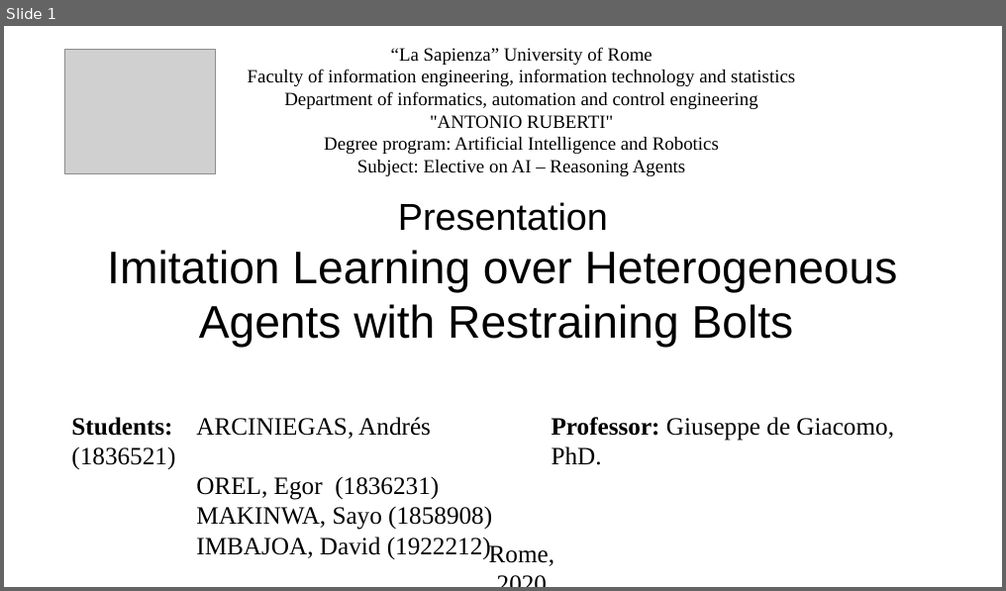
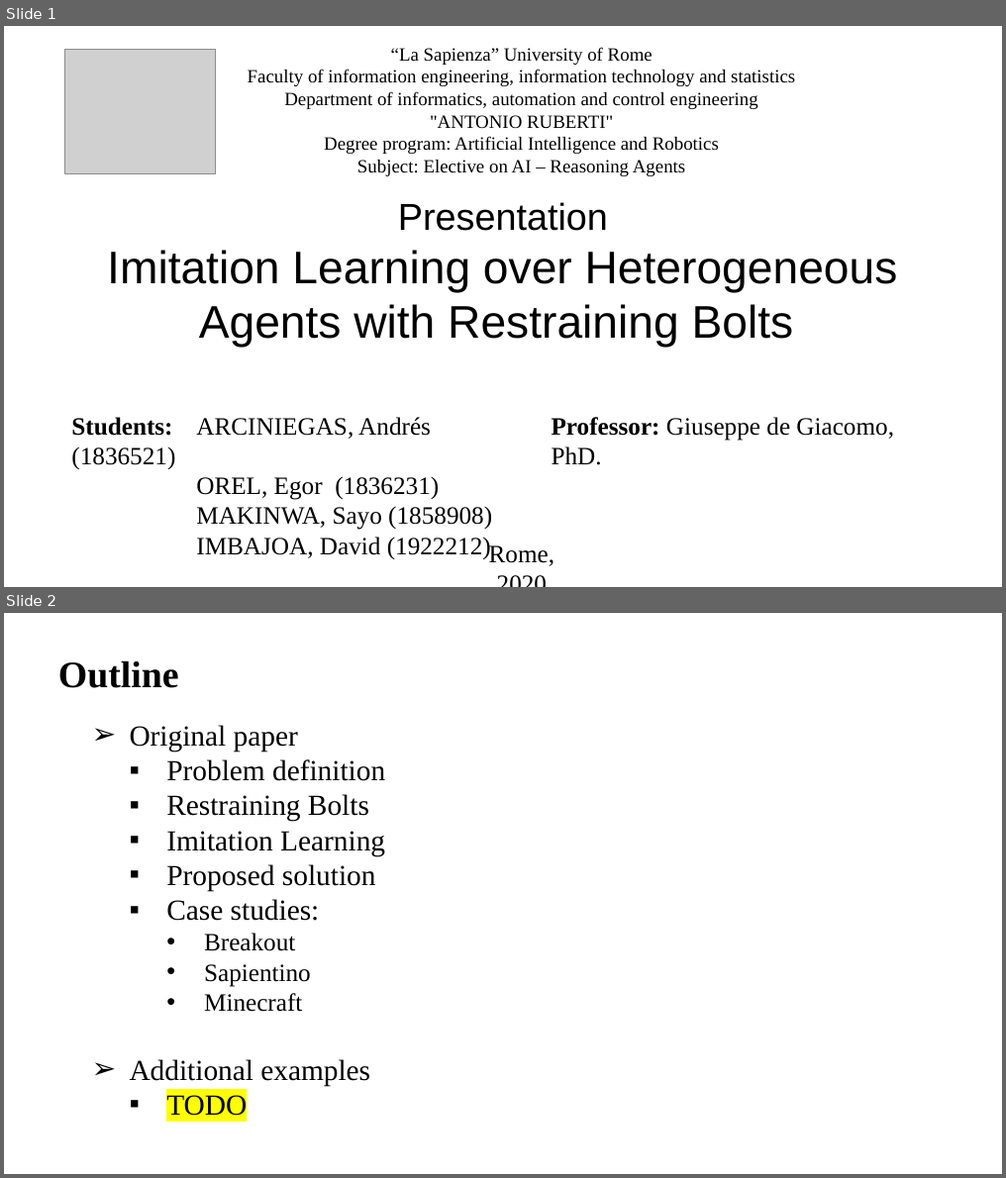
Before and after one commit to ArciAndres/ImitationLearningRestrainedBolts, a slide deck: ImitationLearningRB_Presentation.pptx. Shown one above the other, each under a label of ours: slide 1 before the commit, slides 1 and 2 after it. The pictures are 1006x591 and 1006x1178 pixels, drawn with LibreOffice and Linux fonts; fonts in the diff are those of the drawing; grey boxes stand for pictures. Boxes give left, top, right and bottom in pixels: in the first picture for what was removed or moved away, otherwise in the second. Text is boxed around its words. In the diff, an @@ line names an element or a change of style, - is before the commit and + after.

Commit message:
Added outline

```diff
--- a/ImitationLearningRB_Presentation.pptx
+++ b/ImitationLearningRB_Presentation.pptx
@@ slide 2 added at (4,613,1002,1174), background #FFFFFF @@
@@ text added at (58,661,179,688), 36 pt, text #000000, bold @@
+Outline
@@ text added at (130,725,385,1116), 28 pt, text #000000 @@
+➢ Original paper
+  ▪ Problem definition
+  ▪ Restraining Bolts
+  ▪ Imitation Learning
+  ▪ Proposed solution
+  ▪ Case studies:
+    • Breakout
+    • Sapientino
+    • Minecraft
+➢ Additional examples
+  ▪ TODO
```
Also in this commit, not shown: 1 slide removed.
